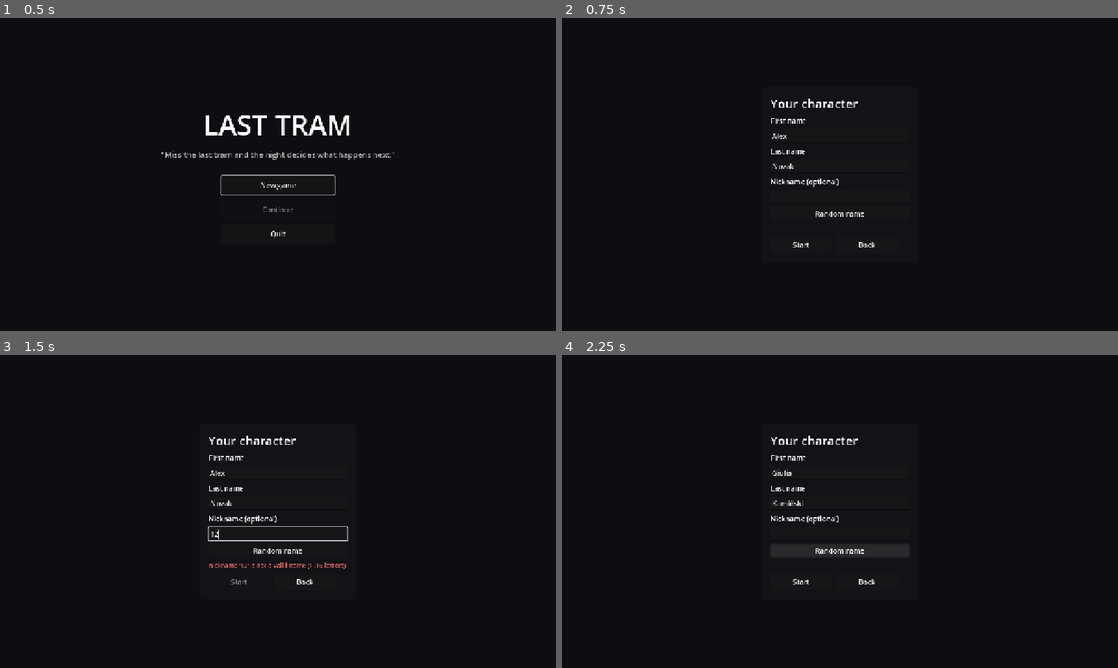
Above: before the commit, frames 1-4 (two rows, left to right).
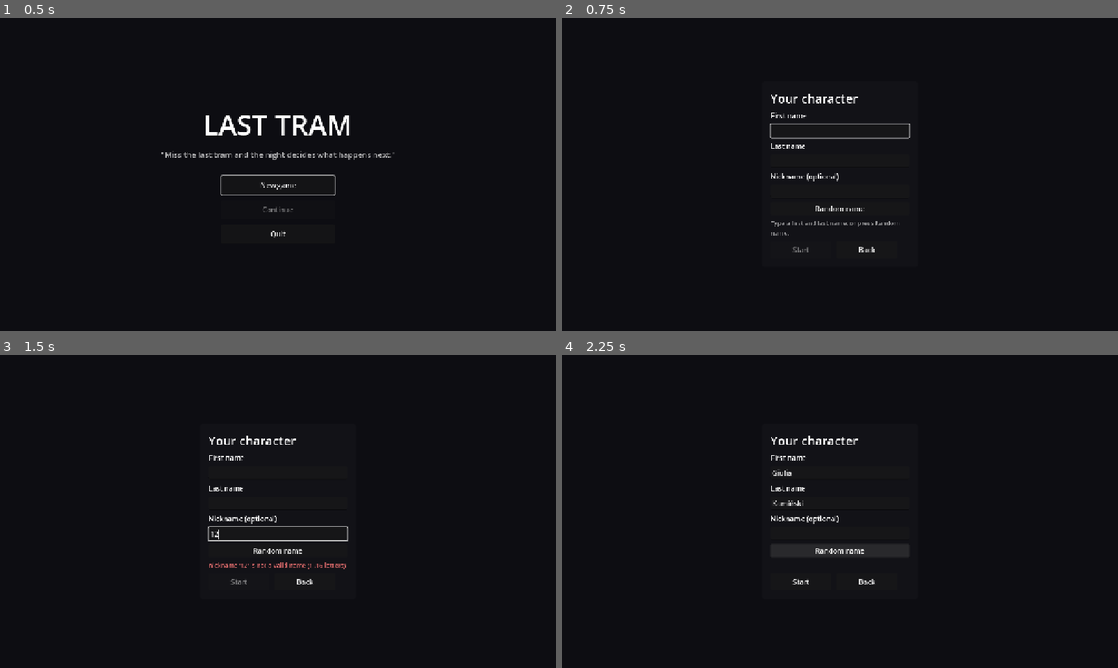
Above: after the commit, the same moments.

Repository: musterm4nn-alt/last-tram
Game: Godot game, scene res://game/main.tscn
The game is run twice, just before and just after one commit, with the same random seed, the same clock (stepped at 60 frames per second) and the same inputs.
Inputs (mouse positions are in pixels of both pictures, inside the frame that each line leads up to):
- Up to frame 1 (0.5 s): no input
- Up to frame 2 (0.75 s): click "New game" at 0.5 s
- Up to frame 3 (1.5 s): click (278, 533) at 1.27 s; type "12" at 1.35 s
- Up to frame 4 (2.25 s): click "Random name" at 2 s

Frame 1 is identical in both runs. In frame 2, 1.4% of the frame differs, in the area x 37-63%, y 24-75%; in frame 3, less than 0.1%; in frame 4, nothing differs.

Commit message:
T-0020: review passed; empty name fields, keyboard flow and hidden-screen fixes
Co-Authored-By: Claude Opus 5.5 <noreply@anthropic.com>
Claude-Session: https://claude.ai/code/session_01GKGB4TuoQFWVbYcWqs1auh

Diff:
--- a/game/main.gd
+++ b/game/main.gd
@@ -111,11 +111,13 @@
 func _show_name_screen() -> void:
 	_menu.visible = false
 	_name_screen.visible = true
+	_name_screen.focus_first_field()
 
 
 func _show_menu() -> void:
 	_name_screen.visible = false
 	_menu.visible = true
+	_menu.focus_new_game()
 
 
 func _start_named_game(spec: CharacterSpec) -> void:
--- a/game/ui/main_menu.gd
+++ b/game/ui/main_menu.gd
@@ -5,6 +5,7 @@
 
 signal new_game_requested
 
+var _new_button: Button
 var _continue_button: Button
 
 
@@ -34,15 +35,21 @@
 	var spacer := Control.new()
 	spacer.custom_minimum_size = Vector2(1, 12)
 	box.add_child(spacer)
-	var new_button := _button(box, "New game")
-	new_button.pressed.connect(func() -> void: new_game_requested.emit())
+	_new_button = _button(box, "New game")
+	_new_button.pressed.connect(func() -> void: new_game_requested.emit())
 	_continue_button = _button(box, "Continue")
 	_continue_button.disabled = not FileAccess.file_exists(Session.QUICKSAVE_PATH)
 	_continue_button.pressed.connect(_on_continue)
 	var quit_button := _button(box, "Quit")
 	quit_button.pressed.connect(func() -> void: get_tree().quit())
-	new_button.grab_focus()
+	focus_new_game()
 	Session.game_loaded.connect(_on_game_loaded)
+
+
+## Selects New game, so Enter works right away (also after coming back from the name
+## screen, where the keyboard focus was in a text field).
+func focus_new_game() -> void:
+	_new_button.grab_focus()
 
 
 func _button(parent: Control, text: String) -> Button:
--- a/game/ui/name_screen.gd
+++ b/game/ui/name_screen.gd
@@ -1,11 +1,17 @@
 class_name NameScreen
 extends CanvasLayer
 ## First step of the character creator (the full creator is T-0021): first name, last
-## name and an optional nickname. Start puts the typed names on the default spec.
-## Enter = Start (when valid), Esc = Back.
+## name and an optional nickname. The fields start empty: the player names their
+## character. Start puts the typed names on the default spec. Enter = Start (when valid),
+## Esc = Back.
 
+## Start was pressed with a valid spec (the default player with the typed names).
 signal start_pressed(spec: CharacterSpec)
 signal back_pressed
+
+const HINT: String = "Type a first and last name, or press Random name."
+const HINT_COLOR: Color = Color(1, 1, 1, 0.6)
+const ERROR_COLOR: Color = Color("#e06c6c")
 
 var _first: LineEdit
 var _last: LineEdit
@@ -41,17 +47,12 @@
 	_first = _field(box, "First name", 24)
 	_last = _field(box, "Last name", 24)
 	_nick = _field(box, "Nickname (optional)", 16)
-	var defaults := CharacterSpec.default_player(Session.content)
-	_first.text = defaults.first_name
-	_last.text = defaults.last_name
-	_nick.text = defaults.nickname
 	var random_button := Button.new()
 	random_button.text = "Random name"
 	random_button.pressed.connect(_on_random_name)
 	box.add_child(random_button)
 	_error = Label.new()
 	_error.add_theme_font_size_override("font_size", 14)
-	_error.modulate = Color("#e06c6c")
 	_error.autowrap_mode = TextServer.AUTOWRAP_WORD_SMART
 	_error.custom_minimum_size = Vector2(320, 0)
 	box.add_child(_error)
@@ -71,11 +72,23 @@
 	_refresh()
 
 
+## Puts the keyboard cursor in the first name field (call when the screen is shown).
+func focus_first_field() -> void:
+	_first.grab_focus()
+
+
+## Esc = Back, even while a name field is being edited (the field would otherwise take
+## the first Esc just to stop editing).
+func _input(event: InputEvent) -> void:
+	if visible and event.is_action_pressed("ui_cancel"):
+		if is_inside_tree():
+			get_viewport().set_input_as_handled()
+		back_pressed.emit()
+
+
 func _unhandled_input(event: InputEvent) -> void:
-	if event.is_action_pressed("ui_accept"):
+	if visible and event.is_action_pressed("ui_accept"):
 		_try_start()
-	elif event.is_action_pressed("ui_cancel"):
-		back_pressed.emit()
 
 
 func _field(parent: Control, label_text: String, max_length: int) -> LineEdit:
@@ -85,6 +98,8 @@
 	var field := LineEdit.new()
 	field.custom_minimum_size = Vector2(320, 0)
 	field.max_length = max_length
+	# Enter on an unfinished form must not stop typing in the field.
+	field.keep_editing_on_text_submit = true
 	field.text_changed.connect(func(_new_text: String) -> void: _refresh())
 	field.text_submitted.connect(func(_new_text: String) -> void: _try_start())
 	parent.add_child(field)
@@ -113,10 +128,19 @@
 	spec.first_name = _first.text.strip_edges()
 	spec.last_name = _last.text.strip_edges()
 	spec.nickname = _nick.text.strip_edges()
-	var problems := PackedStringArray()
-	for problem: String in spec.validate(Session.content):
-		if problem.contains("name"):
-			problems.append(problem)
-	_error.text = "\n".join(problems)
+	var problems := spec.validate(Session.content)
+	# Explain names the player typed that don't work; empty fields only get a hint.
+	var shown := PackedStringArray()
+	for problem: String in problems:
+		if (problem.begins_with("first name") and not spec.first_name.is_empty()) \
+				or (problem.begins_with("last name") and not spec.last_name.is_empty()) \
+				or problem.begins_with("nickname"):
+			shown.append(problem)
+	if shown.is_empty() and (spec.first_name.is_empty() or spec.last_name.is_empty()):
+		_error.text = HINT
+		_error.modulate = HINT_COLOR
+	else:
+		_error.text = "\n".join(shown)
+		_error.modulate = ERROR_COLOR
 	_start.disabled = not problems.is_empty()
 	_spec = spec
--- a/tests/game/test_name_screen.gd
+++ b/tests/game/test_name_screen.gd
@@ -1,28 +1,88 @@
 extends TestCase
-## T-0020: the name screen enables Start only for valid names (the look is screenshots).
+## T-0020: the name screen starts empty and enables Start only for valid names (the look
+## is checked with screenshots).
 
 
-func test_prefilled_names_can_start() -> void:
+func test_starts_empty_with_start_disabled_and_a_hint() -> void:
 	var screen := _make_screen()
-	assert_false(screen._start.disabled, "Alex Novak should be a valid start: " + screen._error.text)
+	assert_eq(screen._first.text, "", "the player names their character: no pre-filled name")
+	assert_eq(screen._last.text, "")
+	assert_eq(screen._nick.text, "")
+	assert_true(screen._start.disabled)
+	assert_eq(screen._error.text, NameScreen.HINT, "an untouched form shows a hint, not errors")
+	_drop(screen)
+
+
+func test_typed_names_start_with_the_default_look() -> void:
+	var screen := _make_screen()
+	var started: Array[CharacterSpec] = []
+	screen.start_pressed.connect(func(spec: CharacterSpec) -> void: started.append(spec))
+	_type(screen, "Mira", "Jovanović", "")
+	assert_false(screen._start.disabled, "valid names should allow Start: " + screen._error.text)
+	assert_eq(screen._error.text, "")
+	screen._try_start()
+	assert_eq(started.size(), 1)
+	if started.size() == 1:
+		assert_eq(started[0].first_name, "Mira")
+		assert_eq(started[0].last_name, "Jovanović")
+		var look := CharacterSpec.default_player(content())
+		assert_eq(started[0].appearance.to_dict(), look.appearance.to_dict())
+		assert_eq(started[0].outfit.to_dict(), look.outfit.to_dict())
 	_drop(screen)
 
 
 func test_bad_name_disables_start_and_shows_error() -> void:
 	var screen := _make_screen()
-	screen._first.text = "Al3x"
-	screen._refresh()
+	_type(screen, "Al3x", "Novak", "")
 	assert_true(screen._start.disabled)
-	assert_false(screen._error.text.is_empty())
+	assert_true(screen._error.text.begins_with("first name"), screen._error.text)
+	assert_eq(screen._error.modulate, NameScreen.ERROR_COLOR)
 	_drop(screen)
 
 
 func test_empty_nickname_is_fine() -> void:
 	var screen := _make_screen()
-	screen._nick.text = ""
-	screen._refresh()
+	_type(screen, "Mira", "Jovanović", "")
+	assert_false(screen._start.disabled)
+	_type(screen, "Mira", "Jovanović", "Mimi")
 	assert_false(screen._start.disabled)
 	_drop(screen)
+
+
+func test_hidden_screen_ignores_enter() -> void:
+	var screen := _make_screen()
+	var started: Array[CharacterSpec] = []
+	screen.start_pressed.connect(func(spec: CharacterSpec) -> void: started.append(spec))
+	_type(screen, "Mira", "Jovanović", "")
+	screen.visible = false
+	var enter := InputEventAction.new()
+	enter.action = "ui_accept"
+	enter.pressed = true
+	screen._unhandled_input(enter)
+	assert_eq(started.size(), 0, "Enter on the main menu must not start a game from the hidden name screen")
+	_drop(screen)
+
+
+func test_esc_goes_back_even_while_typing() -> void:
+	var screen := _make_screen()
+	var backs: Array[bool] = []
+	screen.back_pressed.connect(func() -> void: backs.append(true))
+	var esc := InputEventAction.new()
+	esc.action = "ui_cancel"
+	esc.pressed = true
+	screen._input(esc)  # _input runs before the focused text field can take the key
+	assert_eq(backs.size(), 1)
+	screen.visible = false
+	screen._input(esc)
+	assert_eq(backs.size(), 1, "a hidden name screen must ignore Esc")
+	_drop(screen)
+
+
+func _type(screen: NameScreen, first: String, last: String, nick: String) -> void:
+	screen._first.text = first
+	screen._last.text = last
+	screen._nick.text = nick
+	screen._refresh()
 
 
 func _make_screen() -> NameScreen:
Not shown, changed: tickets/T-0020-main-menu-and-name.md
